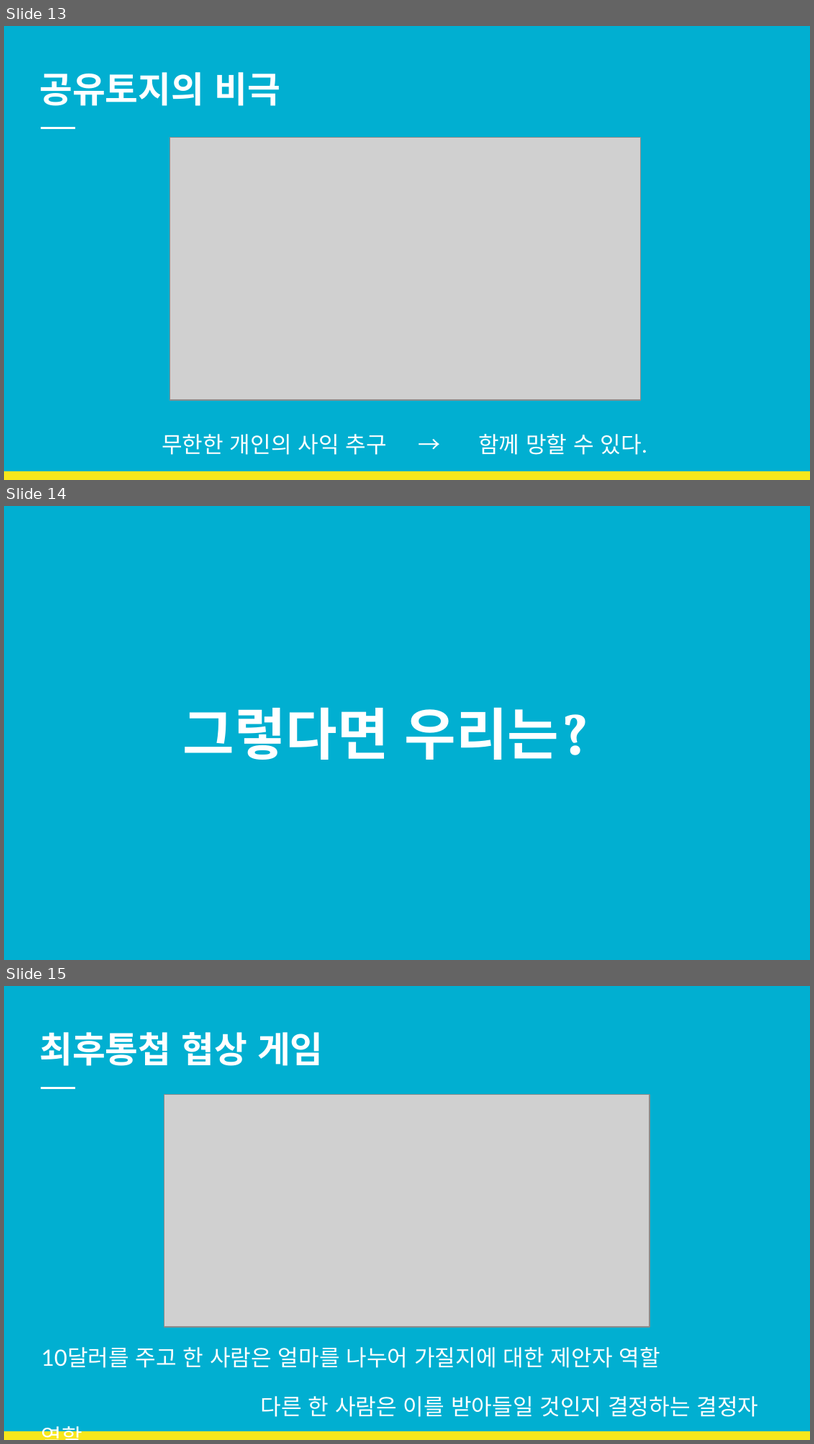
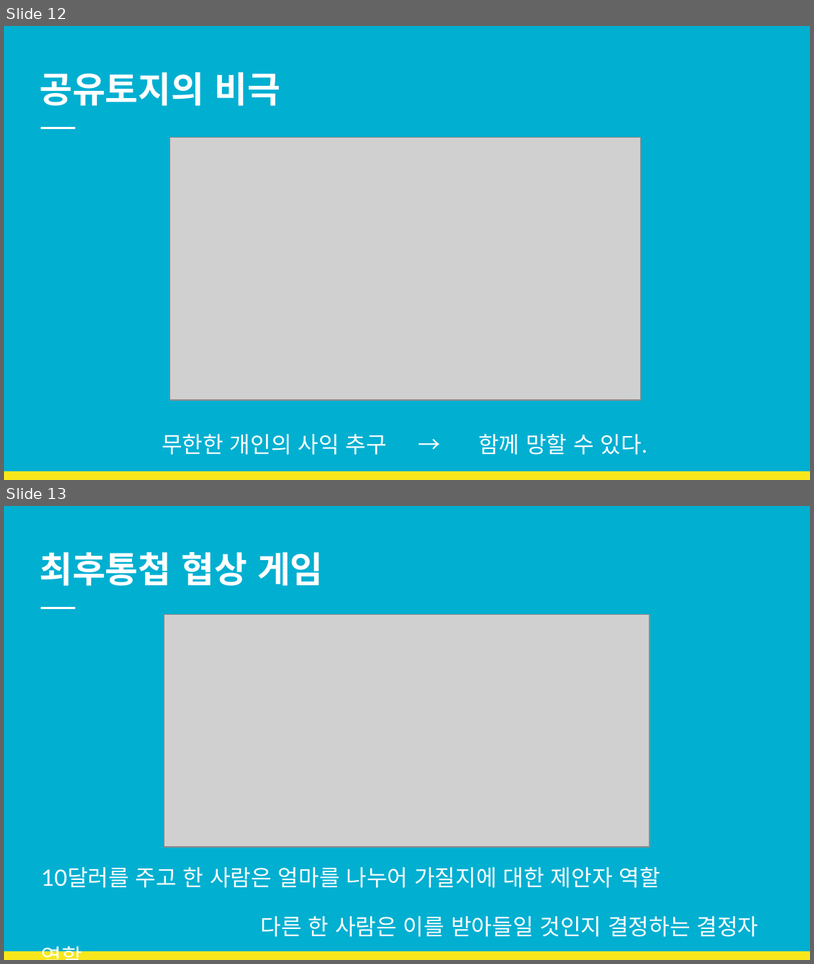
Before and after one commit to arith3/scv, a slide deck: 현장 학습.pptx. Shown one above the other, each under a label of ours: slides 13, 14 and 15 before the commit, slides 12 and 13 after it. The pictures are 814x1444 and 814x964 pixels, drawn with LibreOffice and Linux fonts; fonts in the diff are those of the drawing; grey boxes stand for pictures. Boxes give left, top, right and bottom in pixels: in the first picture for what was removed or moved away, otherwise in the second. Text is boxed around its words. In the diff, an @@ line names an element or a change of style, - is before the commit and + after.

```diff
--- a/현장 학습.pptx
+++ b/현장 학습.pptx
@@ slide 14 removed at (4,506,810,960), background #01AFD1 @@
@@ title removed at (183,707,590,759) @@
-그렇다면 우리는?
@@ what was slide 13 is now slide 12 @@
@@ what was slide 15 is now slide 13 @@
```
Also in this commit, not shown: 3 slides changed, 1 slide added, 1 other slide removed, 1 other file.
